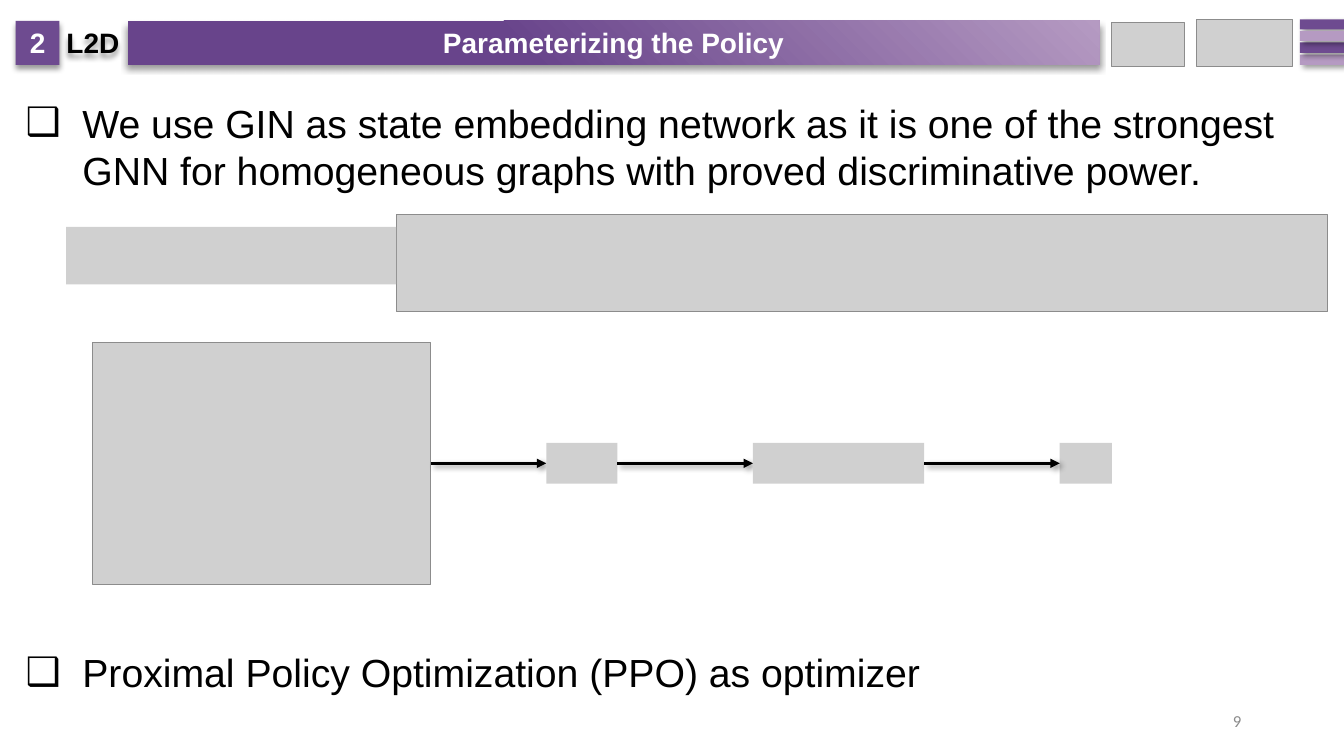
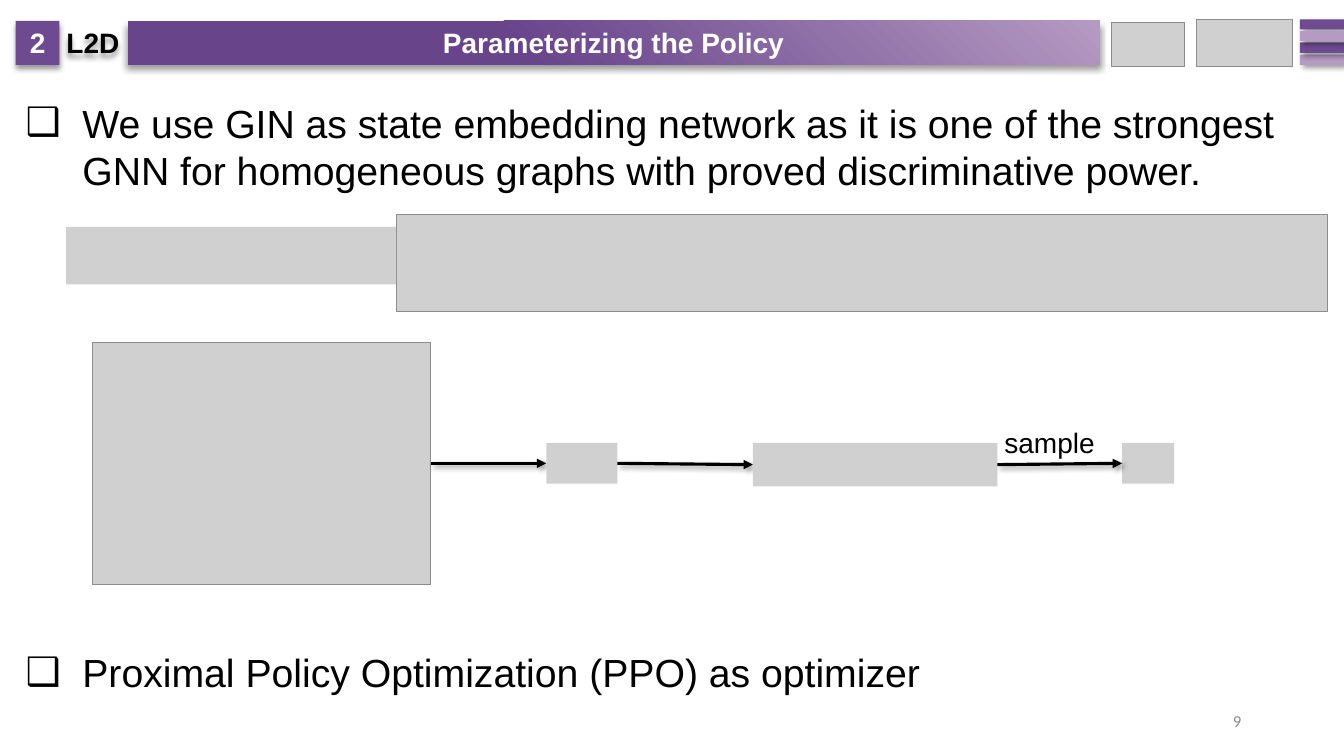
Before and after one commit to zcaicaros/L2D, a slide deck: slide 9 of NeurIPS L2D.pptx. Drawn at 1344x756 pixels with LibreOffice and Linux fonts; fonts in the diff are those of the drawing; grey boxes stand for pictures. Boxes give left, top, right and bottom in pixels: in the first picture for what was removed or moved away, otherwise in the second. Text is boxed around its words. In the diff, an @@ line names an element or a change of style, - is before the commit and + after.

```diff
--- a/NeurIPS L2D.pptx
+++ b/NeurIPS L2D.pptx
@@ picture: place and size @@
-picture at bbox=[753, 443, 925, 483]
+picture at bbox=[753, 443, 997, 486]
@@ text added at bbox=[1004, 432, 1094, 459], 20 pt, text #000000 @@
+sample
@@ picture removed at bbox=[1060, 443, 1112, 483] @@
@@ picture added at bbox=[1122, 443, 1175, 483] @@
@@ arrow moved from (925, 464) - (1060, 464) to (997, 465) - (1122, 464) @@
```
